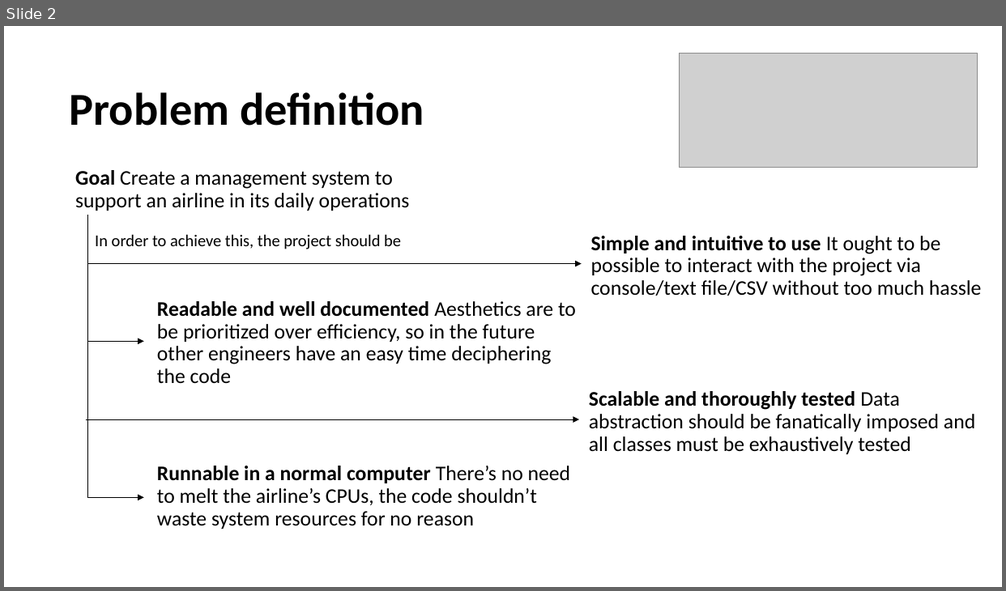
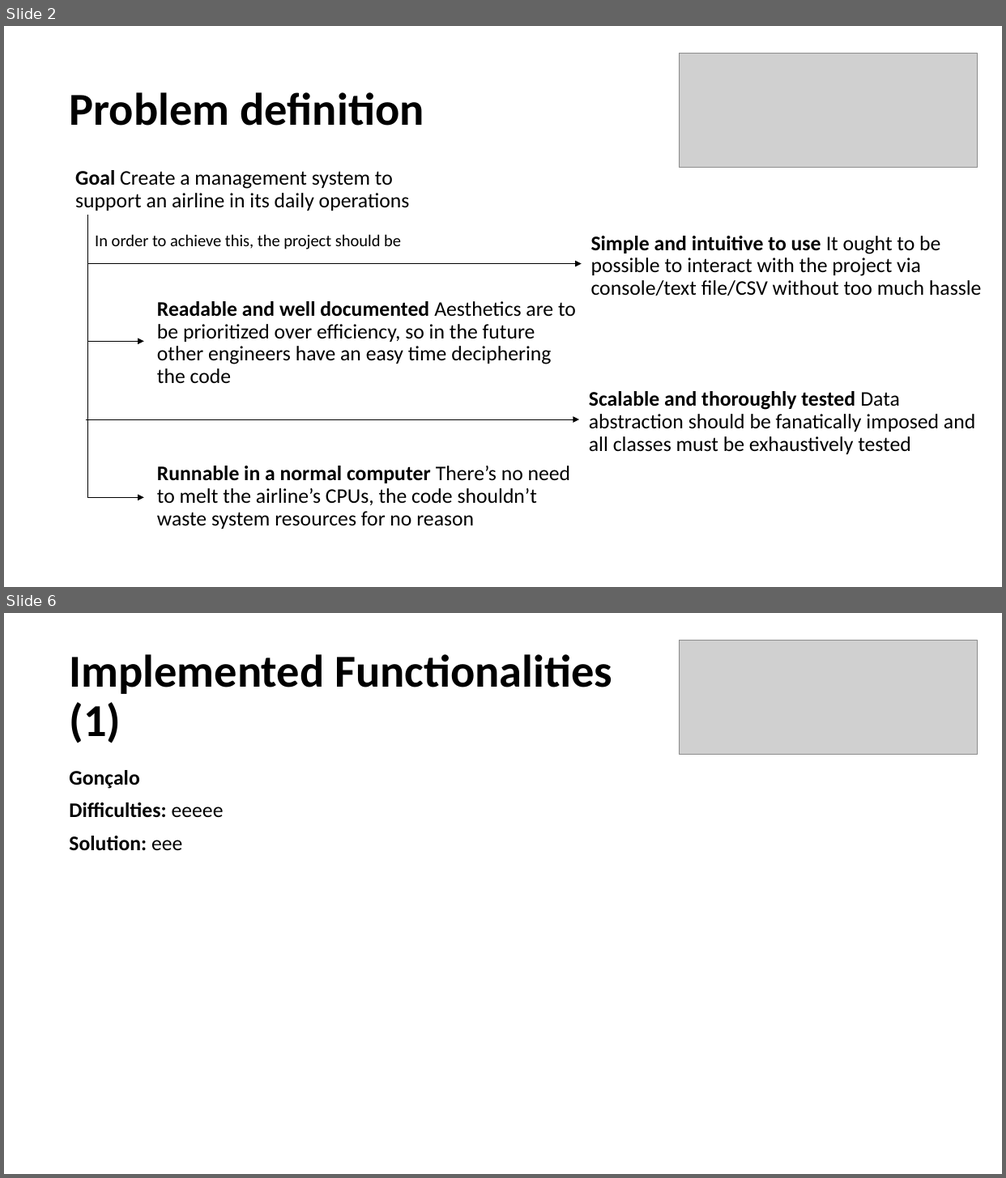
Before and after one commit to gpe0/AED-1, a slide deck: Airline Information Management.pptx. Shown one above the other, each under a label of ours: slide 2 before the commit, slides 2 and 6 after it; the slides between them are not shown. The pictures are 1006x591 and 1006x1178 pixels, drawn with LibreOffice and Linux fonts; fonts in the diff are those of the drawing; grey boxes stand for pictures. Boxes give left, top, right and bottom in pixels: in the first picture for what was removed or moved away, otherwise in the second. Text is boxed around its words. In the diff, an @@ line names an element or a change of style, - is before the commit and + after.

```diff
--- a/Airline Information Management.pptx
+++ b/Airline Information Management.pptx
@@ slide 6 added at box(4, 613, 1002, 1174), background #FFFFFF @@
@@ text added at box(69, 654, 612, 743), 44 pt, text #000000, bold @@
+Implemented Functionalities (1)
@@ picture added at box(680, 640, 978, 755) @@
@@ text added at box(69, 770, 224, 851), 20 pt, text #000000, bold @@
+Gonçalo
+Difficulties: eeeee
+Solution: eee
```
Also in this commit, not shown: 5 other slides added, 1 slide removed, 3 other files.
